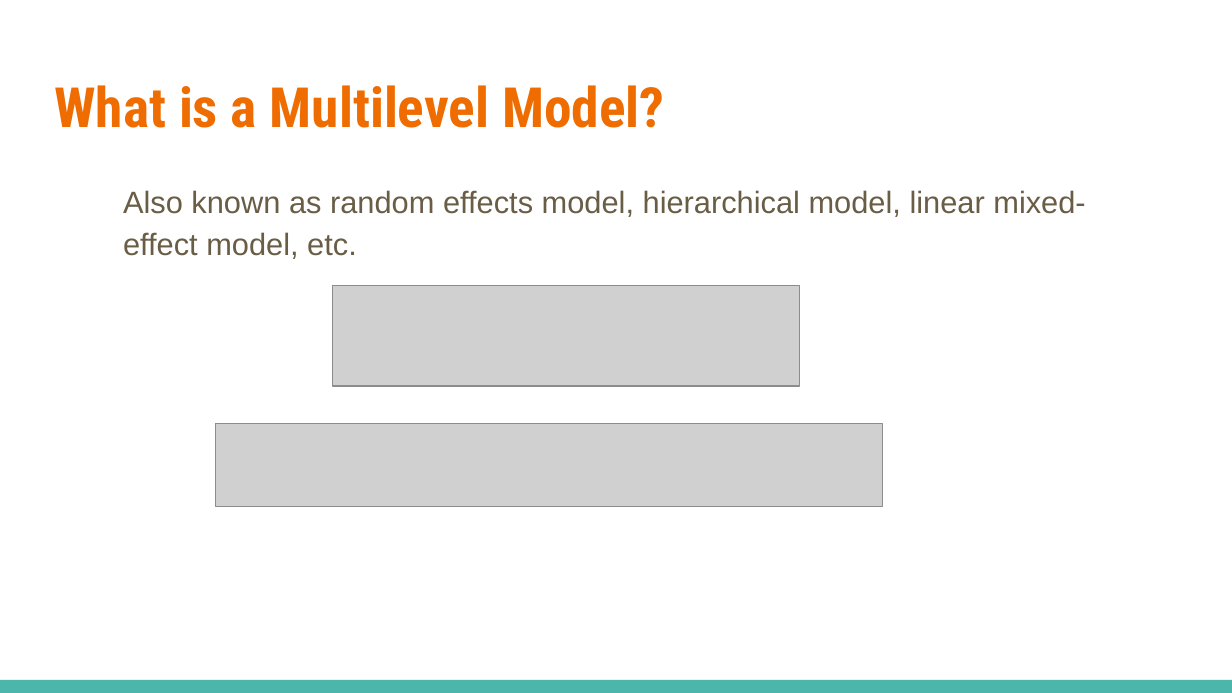
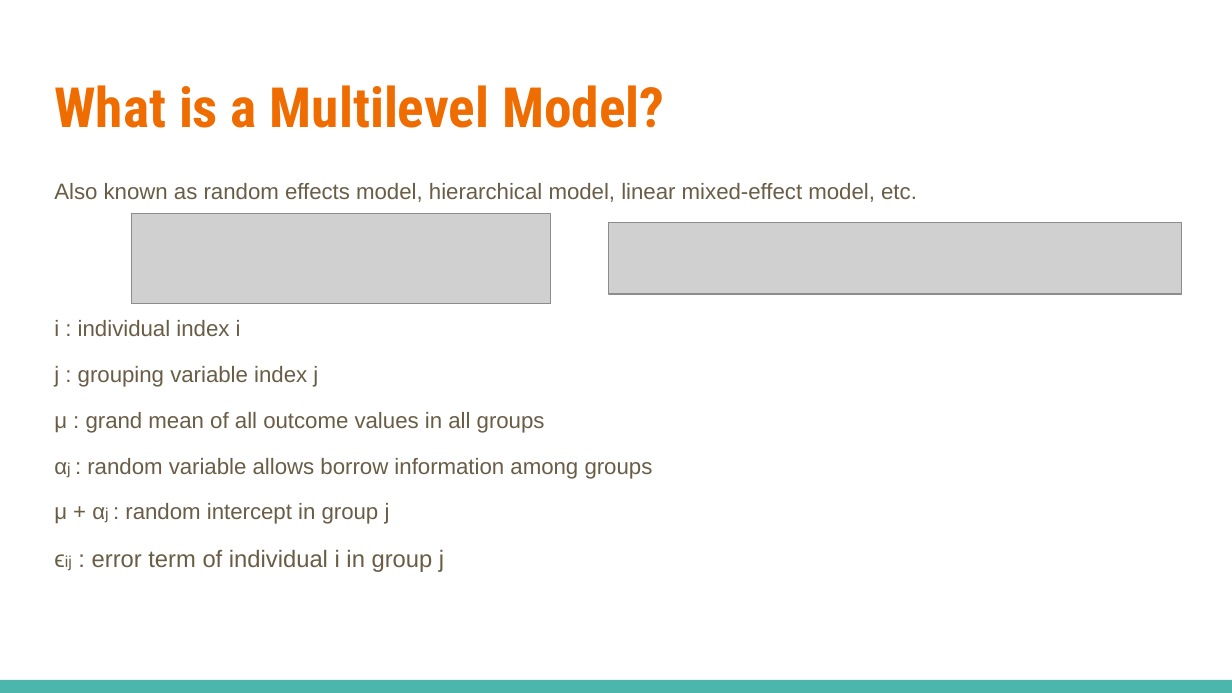
Before and after one commit to GaojiaXu/STA610-hw4, a slide deck: slide 6 of hierarchical model mini lecture.pptx. Drawn at 1232x693 pixels with LibreOffice and Linux fonts; fonts in the diff are those of the drawing; grey boxes stand for pictures. Boxes give left, top, right and bottom in pixels: in the first picture for what was removed or moved away, otherwise in the second. Text is boxed around its words. In the diff, an @@ line names an element or a change of style, - is before the commit and + after.

Commit message:
change ppt

```diff
--- a/hierarchical model mini lecture.pptx
+++ b/hierarchical model mini lecture.pptx
@@ text "Also known as random effects ..." moved from (x1=123, y1=190, x2=1085, y2=259) to (x1=54, y1=183, x2=917, y2=572) @@
@@ text at (x1=54, y1=183, x2=917, y2=202): size 18 to 12.9 pt in "Also known as random effects model, hierarchical ..."; line spacing 1.15 to 0.95 @@
@@ picture resized from (x1=333, y1=286, x2=800, y2=386) to (x1=132, y1=213, x2=551, y2=303) @@
@@ picture resized from (x1=216, y1=424, x2=882, y2=506) to (x1=609, y1=223, x2=1181, y2=294) @@
@@ text at (x1=54, y1=320, x2=653, y2=572): paragraphs added @@
+i : individual index i
+j : grouping variable index j
+μ : grand mean of all outcome values in all groups
+αj : random variable allows borrow information among groups
+μ + αj : random intercept in group j
+ϵij : error term of individual i in group j
```
Also in this commit, not shown: 1 other slide changed, 2 slides removed.
